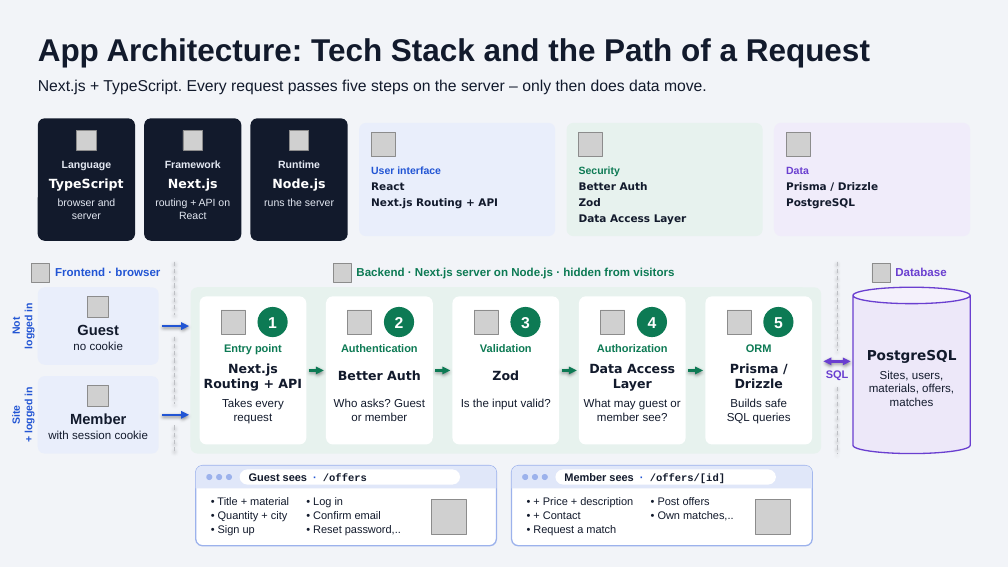
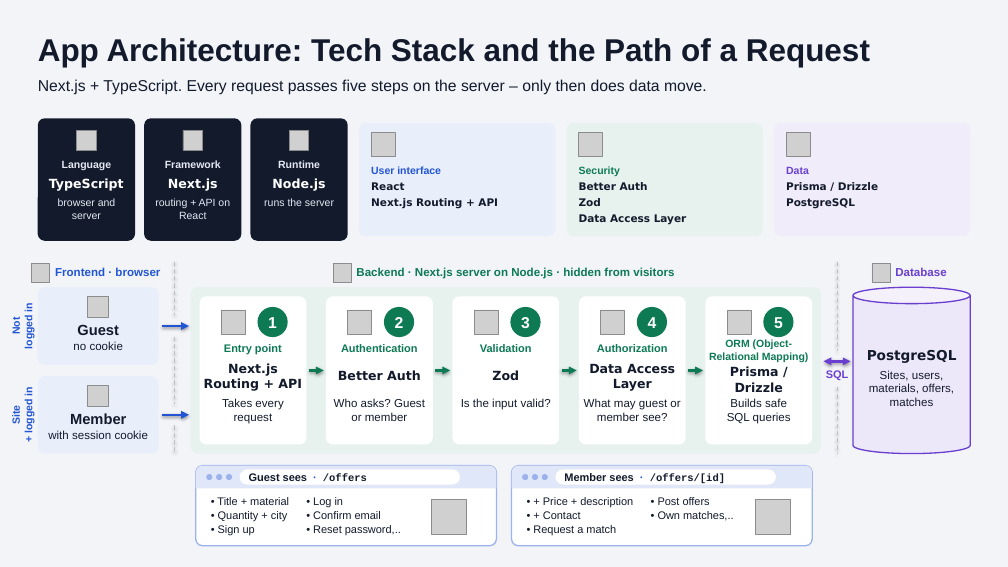
Before and after one commit to lu4k87/__project_applied_research, a slide deck: slide 1 of Praesentation/folien/App-Architecture-EN.pptx. Drawn at 1008x567 pixels with LibreOffice and Linux fonts; fonts in the diff are those of the drawing; grey boxes stand for pictures; background and template pictures are left out. Boxes give left, top, right and bottom in pixels: in the first picture for what was removed or moved away, otherwise in the second. Text is boxed around its words. In the diff, an @@ line names an element or a change of style, - is before the commit and + after.

```diff
--- a/Praesentation/folien/App-Architecture-EN.pptx
+++ b/Praesentation/folien/App-Architecture-EN.pptx
@@ text at [709, 339, 809, 362]: text changed; size 10.5 to 10 pt @@
-ORM
+ORM (Object-
+Relational Mapping)
@@ text "Prisma / Drizzle": place and size @@
-text "Prisma / Drizzle" at [730, 363, 783, 388]
+text "Prisma / Drizzle" at [730, 366, 783, 392]
```
Also in this commit, not shown: 6 other files.
